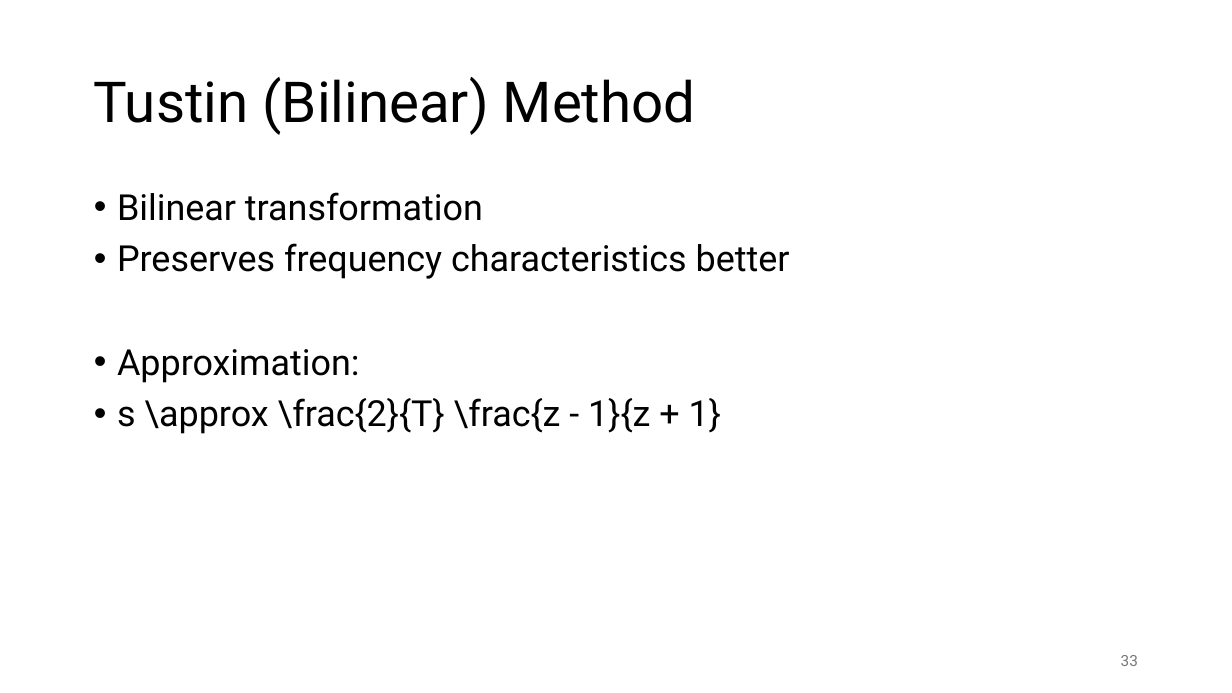
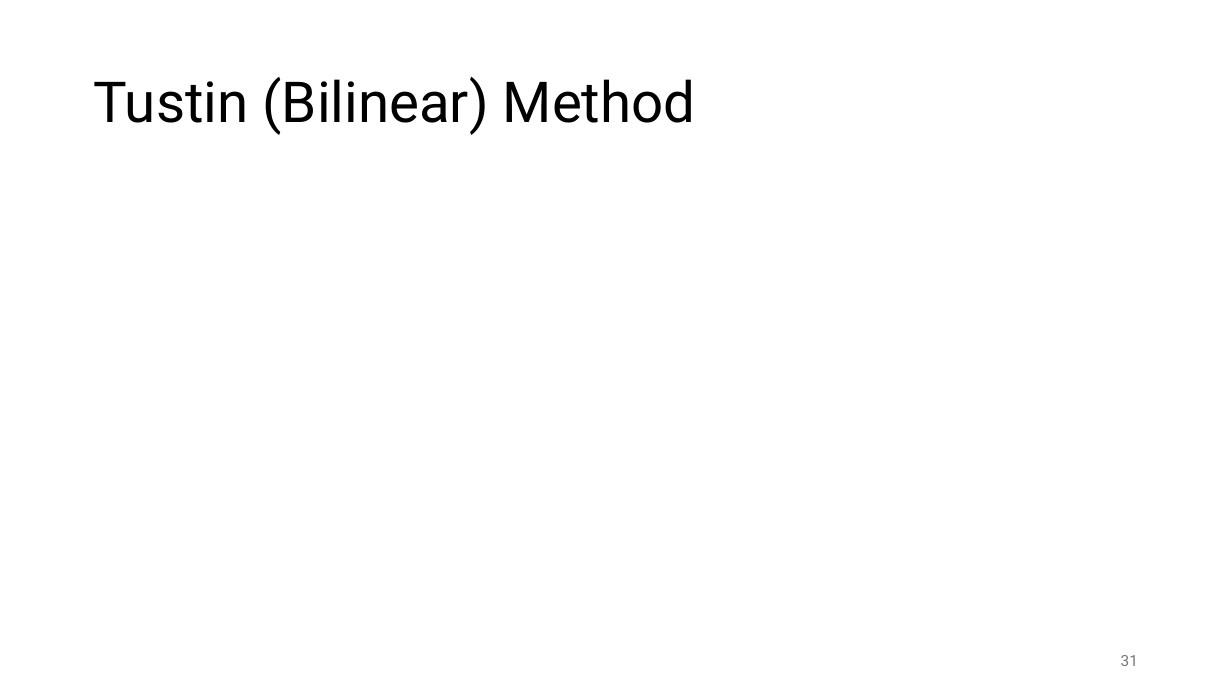
Before and after one commit to FelixWick/control_engineering, a slide deck: slide 31 of slides/6_discrete_controllers.pptx (slide 33 before the commit). Drawn at 1232x693 pixels with LibreOffice and Linux fonts; fonts in the diff are those of the drawing; grey boxes stand for pictures. Boxes give left, top, right and bottom in pixels: in the first picture for what was removed or moved away, otherwise in the second. Text is boxed around its words. In the diff, an @@ line names an element or a change of style, - is before the commit and + after.

```diff
--- a/slides/6_discrete_controllers.pptx
+++ b/slides/6_discrete_controllers.pptx
@@ text removed at [117,192,790,434] @@
-• Bilinear transformation
-• Preserves frequency characteristics better
-• Approximation:
-• s \approx \frac{2}{T} \frac{z - 1}{z + 1}
@@ page number at [1121,655,1138,666]: text changed @@
-33
+31
```
Also in this commit, not shown: 14 other slides changed, 2 slides added, 7 slides removed, 4 other files.
